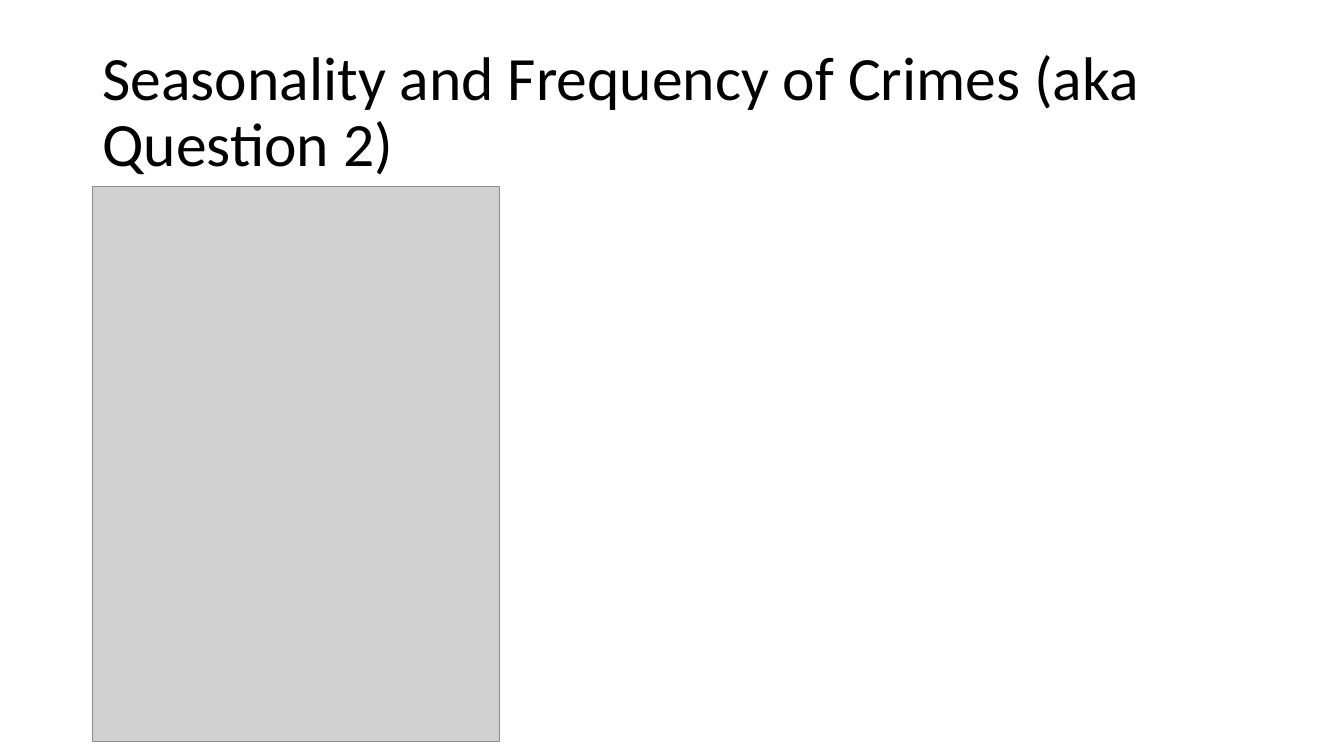
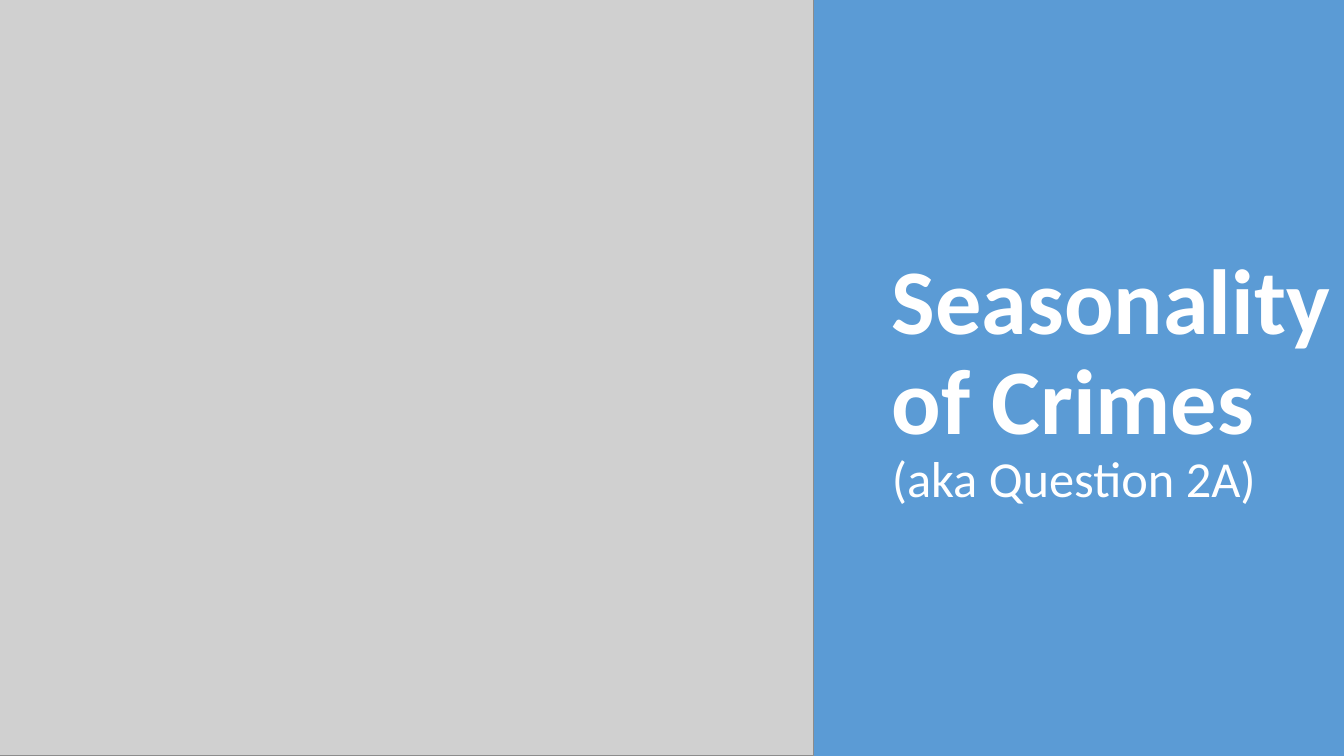
Before and after one commit to neha-nayeem/Project-01, a slide deck: slide 8 of Presentation - Project 01.pptx. Drawn at 1344x756 pixels with LibreOffice and Linux fonts; fonts in the diff are those of the drawing; grey boxes stand for pictures. Boxes give left, top, right and bottom in pixels: in the first picture for what was removed or moved away, otherwise in the second. Text is boxed around its words. In the diff, an @@ line names an element or a change of style, - is before the commit and + after.

```diff
--- a/Presentation - Project 01.pptx
+++ b/Presentation - Project 01.pptx
@@ picture: place and size @@
-picture at [93,187,500,742]
+picture at [0,0,814,756]
@@ rectangle added at [513,0,1344,756], fill #5B9BD5 @@
@@ title "Seasonality of Crimes (aka Question ..." at [892,269,1330,504]: vertical alignment middle to bottom @@
@@ title at [892,269,1330,504]: text changed; size 44 to 66 pt; text colour #000000 to #FFFFFF; bold on @@
-Seasonality and Frequency of Crimes (aka Question 2)
+Seasonality of Crimes
+(aka Question 2A)
```
Also in this commit, not shown: 16 other slides changed, 1 slide added, 1 slide removed, 1 other file.
